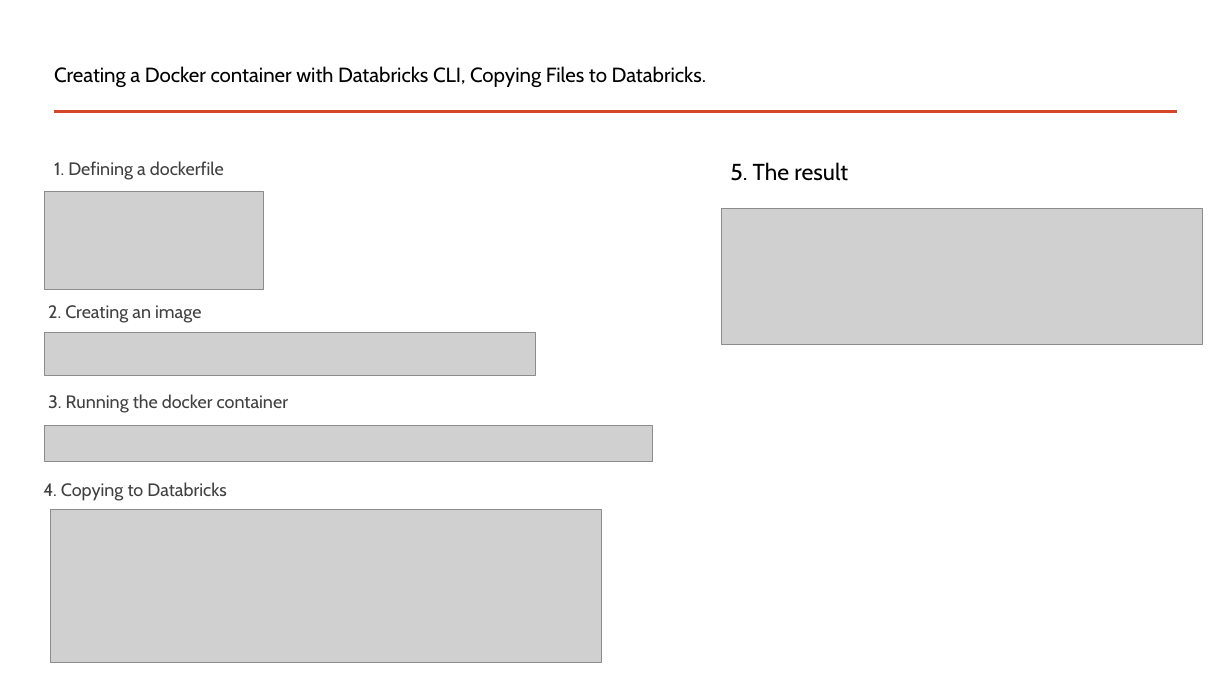
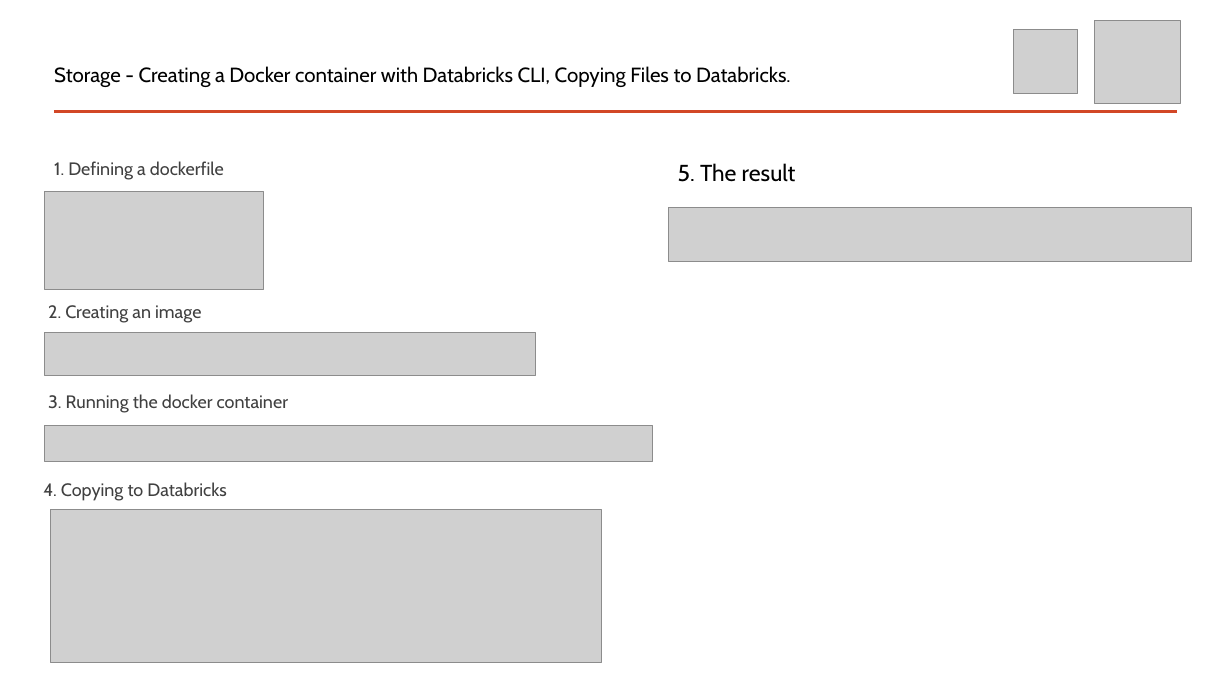
Before and after one commit to piotreks-uw-edu/kafka-weather-pipeline, a slide deck: slide 6 of Presentation/Processing Data on Air Pollution in Europe on Modern Data Platform.pptx (slide 9 before the commit). Drawn at 1232x693 pixels with LibreOffice and Linux fonts; fonts in the diff are those of the drawing; grey boxes stand for pictures. Boxes give left, top, right and bottom in pixels: in the first picture for what was removed or moved away, otherwise in the second. Text is boxed around its words. In the diff, an @@ line names an element or a change of style, - is before the commit and + after.

```diff
--- a/Presentation/Processing Data on Air Pollution in Europe on Modern Data Platform.pptx
+++ b/Presentation/Processing Data on Air Pollution in Europe on Modern Data Platform.pptx
@@ picture added at (x1=1095, y1=21, x2=1181, y2=104) @@
@@ picture added at (x1=1014, y1=30, x2=1079, y2=94) @@
@@ title at (x1=54, y1=66, x2=790, y2=87): text changed @@
-Creating a Docker container with Databricks CLI, Copying Files to Databricks.
+Storage - Creating a Docker container with Databricks CLI, Copying Files to Databricks.
@@ text "5. The result" moved from (x1=730, y1=162, x2=848, y2=181) to (x1=678, y1=163, x2=796, y2=182) @@
@@ picture added at (x1=669, y1=207, x2=1192, y2=261) @@
@@ picture removed at (x1=722, y1=209, x2=1203, y2=345) @@
```
Also in this commit, not shown: 3 other slides changed, 12 slides added, 11 slides removed, 1 other file.
